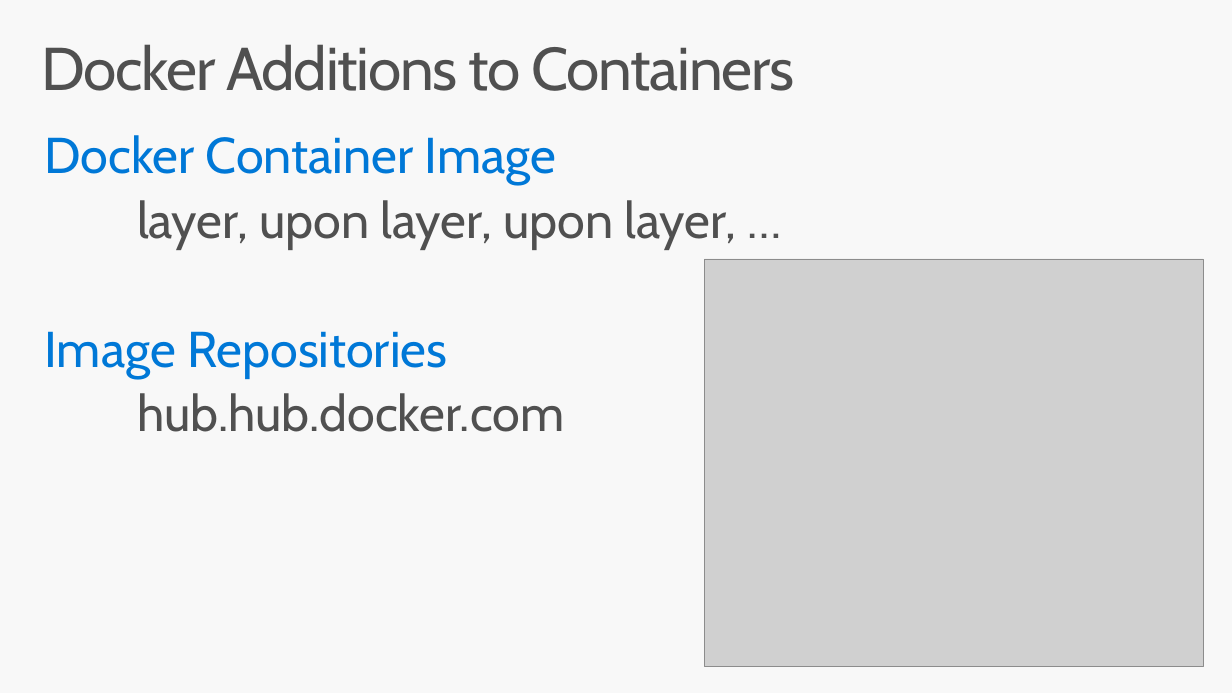
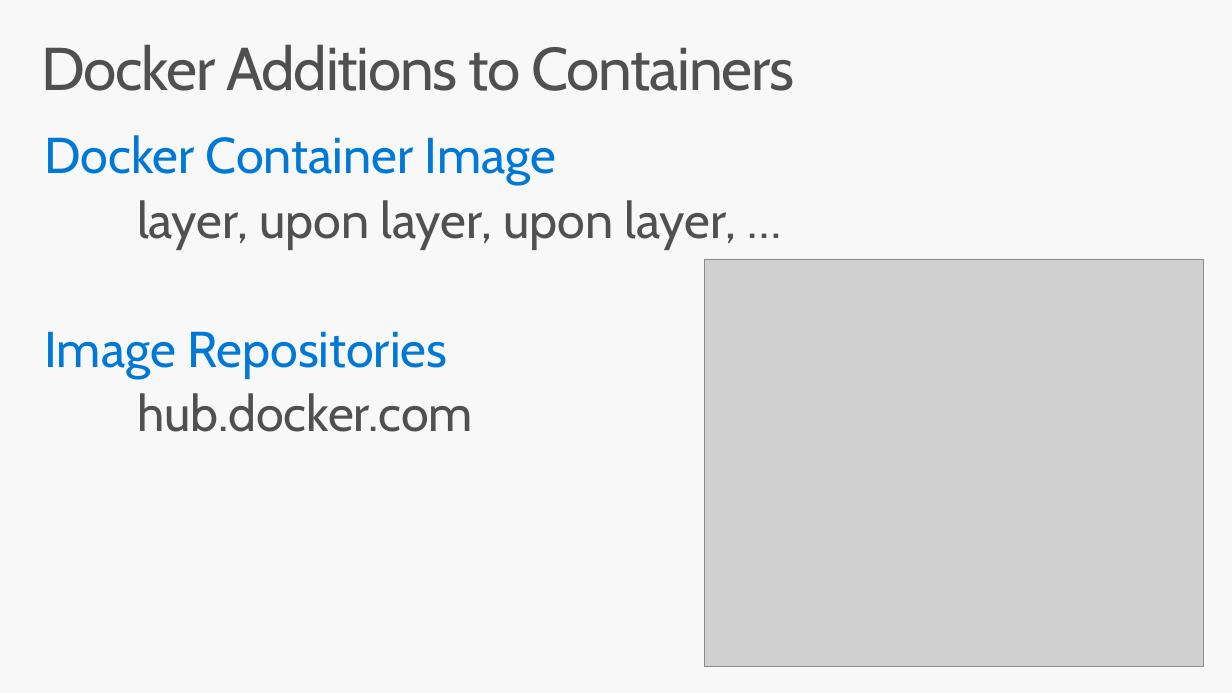
Before and after one commit to brentstineman/PersonalStuff, a slide deck: slide 5 of Presentations/ContainersForWindowsDevs.pptx. Drawn at 1232x693 pixels with LibreOffice and Linux fonts; fonts in the diff are those of the drawing; grey boxes stand for pictures. Boxes give left, top, right and bottom in pixels: in the first picture for what was removed or moved away, otherwise in the second. Text is boxed around its words. In the diff, an @@ line names an element or a change of style, - is before the commit and + after.

```diff
--- a/Presentations/ContainersForWindowsDevs.pptx
+++ b/Presentations/ContainersForWindowsDevs.pptx
@@ text at <box>137,393,473,432</box>: text changed @@
-hub.hub.docker.com
+hub.docker.com
```
Also in this commit, not shown: 5 other slides changed, 5 other files.
